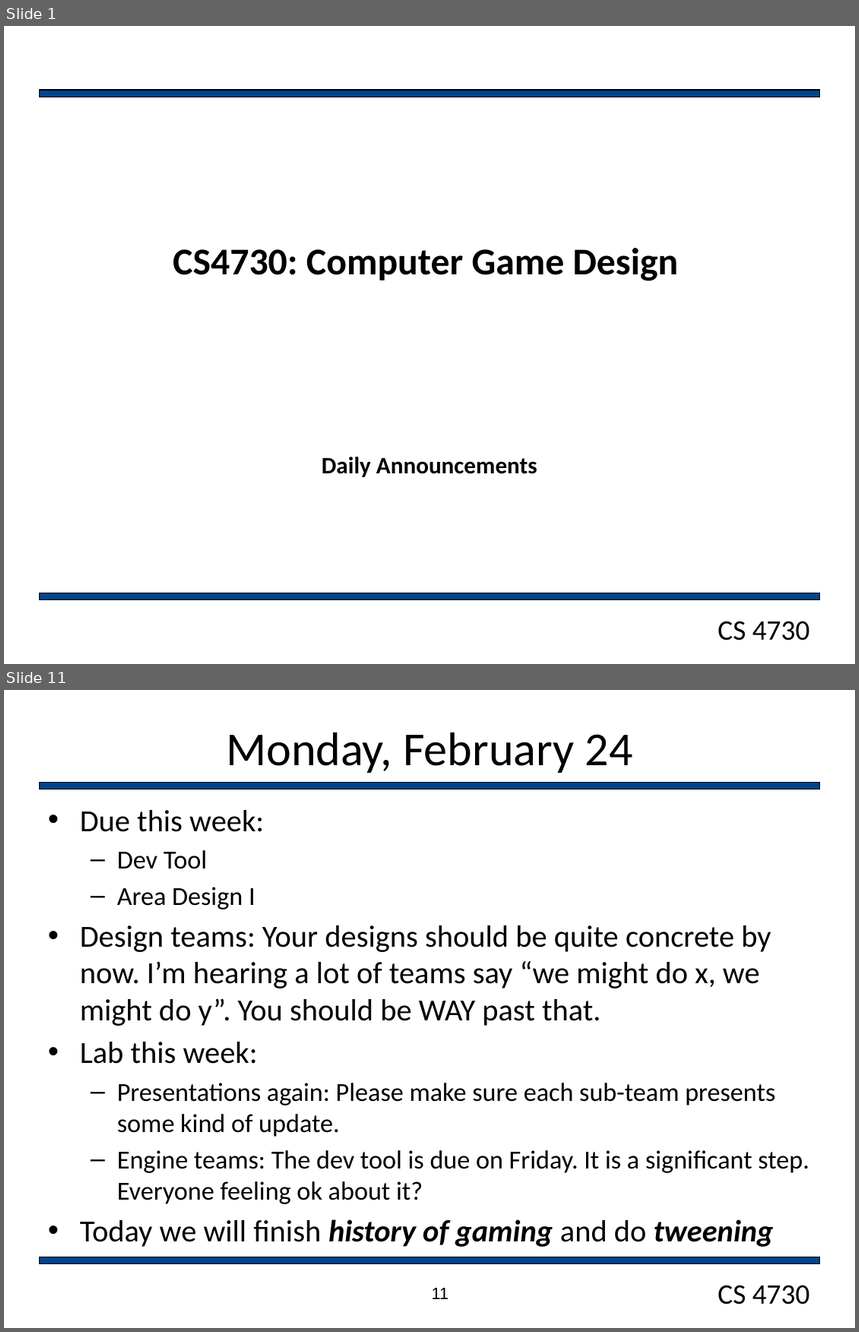
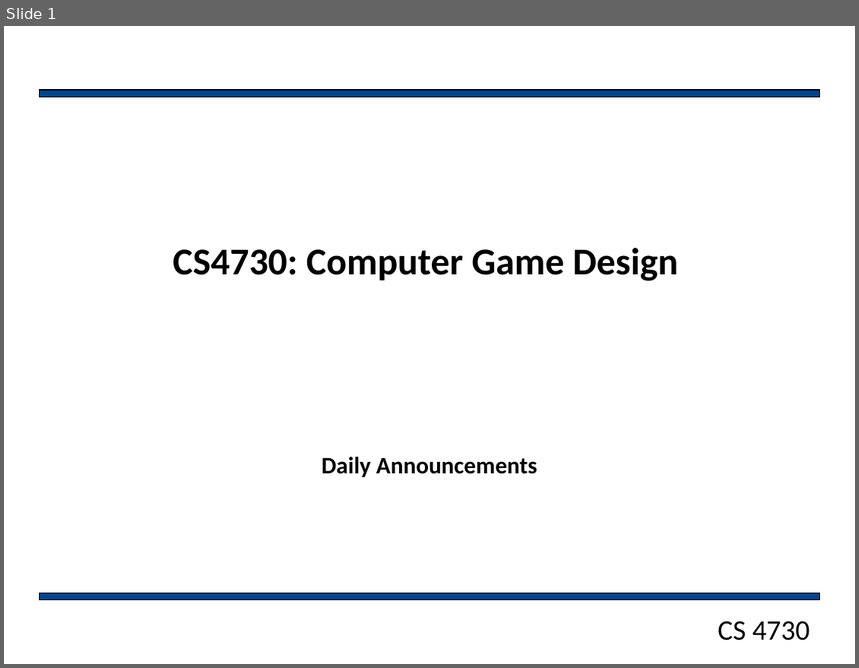
Before and after one commit to markfloryan/gamedesign, a slide deck: slides/dailyAnnouncements.pptx. Shown one above the other, each under a label of ours: slides 1 and 11 before the commit, slide 1 after it; the slides between them are not shown. The pictures are 859x1332 and 859x668 pixels, drawn with LibreOffice and Linux fonts; fonts in the diff are those of the drawing; background and template pictures are left out. Boxes give left, top, right and bottom in pixels: in the first picture for what was removed or moved away, otherwise in the second. Text is boxed around its words. In the diff, an @@ line names an element or a change of style, - is before the commit and + after.

```diff
--- a/slides/dailyAnnouncements.pptx
+++ b/slides/dailyAnnouncements.pptx
@@ slide 11 removed at (4,690,855,1328), background #FFFFFF; not listed: 2 template elements that a slide beside it also shows @@
@@ title removed at (226,732,633,773) @@
-Monday, February 24
@@ rectangle removed at (40,782,820,789) @@
@@ text removed at (80,810,810,1247) @@
-• Due this week:
-  – Dev Tool
-  – Area Design I
-• Design teams: Your designs should be quite concrete by now. I’m hearing a lot of teams say “we might do x, we might do y”. You should be WAY past that.
-• Lab this week:
-  – Presentations again: Please make sure each sub-team presents some kind of update.
-  – Engine teams: The dev tool is due on Friday. It is a significant step. Everyone feeling ok about it?
-• Today we will finish history of gaming and do tweening
@@ page number removed at (432,1288,449,1300) @@
-11
```
Also in this commit, not shown: 1 slide changed, 9 other slides removed, 1 other file.
